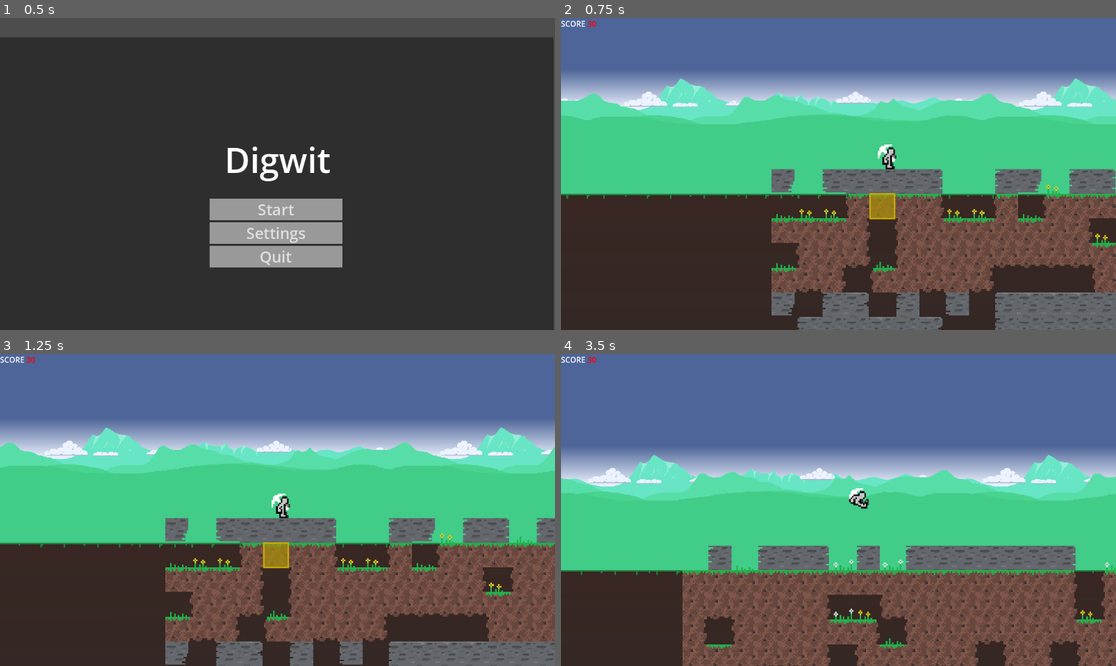
Above: before the commit, frames 1-4 (two rows, left to right).
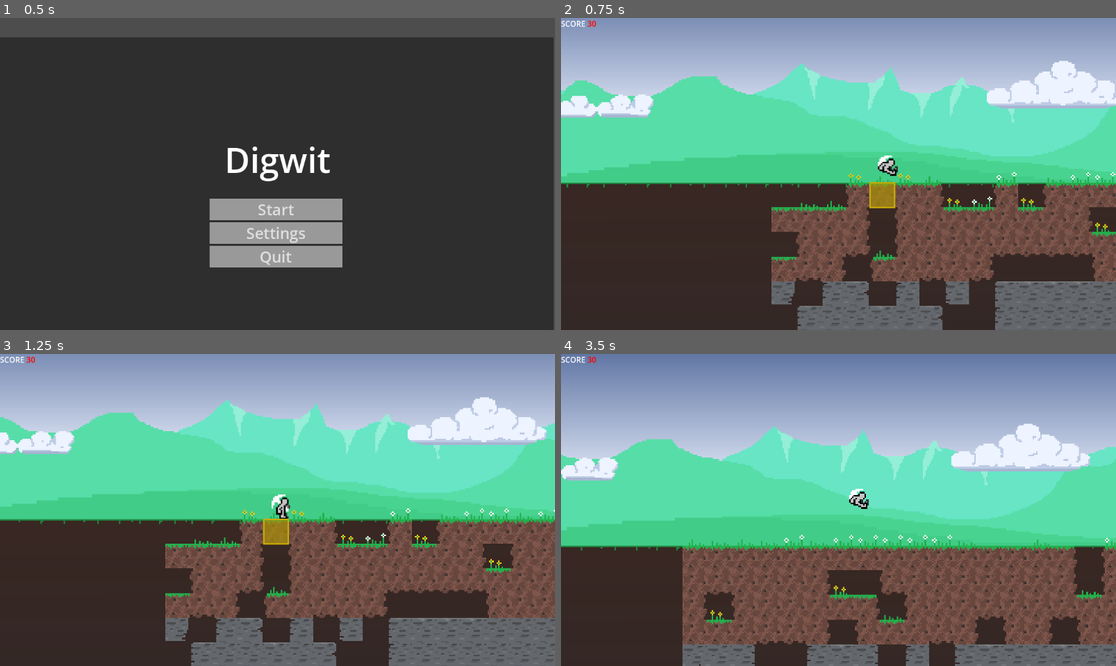
Above: after the commit, the same moments.

Repository: d-v-b/ld58
Game: Godot game, scene res://scenes/main_menu.tscn
Two runs of this game, one before a commit and one after it. Both use one fixed random seed, a clock stepped at 60 frames per second and the inputs below.
Inputs (mouse positions are in pixels of both pictures, inside the frame that each line leads up to):
- Up to frame 1 (0.5 s): no input
- Up to frame 2 (0.75 s): click "Start" at 0.5 s
- Up to frame 3 (1.25 s): no input
- Up to frame 4 (3.5 s): move the mouse to (577, 363) at 1.27 s; hold D (move_right) 1.28-2 s; tap X (action_die) at 1.35 s; tap Space (action_jump) at 1.52, 3.02 s; click "Play again" at 2 s; move the mouse to (727, 525) at 2.77 s; hold D (move_right) from 2.78 s (still down); tap F (action_mine) at 2.85 s

Frame 1 is identical in both runs. In frame 2, 57% of the frame differs, in the area x 0-100%, y 0-100%; in frame 3, 65%; in frame 4, 68%, in the area x 0-100%, y 1-100%.

Commit message:
added some minor improvements

Diff:
--- a/Collector/scenes/game.tscn
+++ b/Collector/scenes/game.tscn
@@ -161,4 +161,4 @@
 
 [node name="parallax_background" parent="." instance=ExtResource("13_kvuet")]
 z_index = -1
-position = Vector2(-405, -684)
+position = Vector2(-2456, -1993)
--- /dev/null
+++ b/Collector/scenes/mining_block.tscn
@@ -0,0 +1,26 @@
+[gd_scene load_steps=2 format=3 uid="uid://bexaun6ffjfij"]
+
+[ext_resource type="Script" uid="uid://dtq5gci0j3xnb" path="res://scripts/mining_block.gd" id="1_hy1y5"]
+
+[node name="MiningBlock" type="RigidBody2D"]
+input_pickable = true
+gravity_scale = 0.0
+contact_monitor = true
+max_contacts_reported = 20
+script = ExtResource("1_hy1y5")
+
+[node name="Polygon2D" type="Polygon2D" parent="."]
+color = Color(0.36078432, 0.23921569, 1, 1)
+polygon = PackedVector2Array(-32, 32, 32, 32, 32, -32, -32, -32)
+
+[node name="Overlay" type="Line2D" parent="."]
+visible = false
+points = PackedVector2Array(32, 32, -32, 32, -32, -32, 32, -32)
+closed = true
+width = 4.0
+default_color = Color(0.41960785, 0.8901961, 0.63529414, 1)
+
+[connection signal="destroy" from="." to="." method="_on_destroy"]
+[connection signal="input_event" from="." to="." method="_on_input_event"]
+[connection signal="mine" from="." to="." method="_on_mine"]
+[connection signal="select" from="." to="." method="_on_select"]
--- a/Collector/scenes/parallax_background.tscn
+++ b/Collector/scenes/parallax_background.tscn
@@ -11,54 +11,60 @@
 
 [node name="Sky" type="Parallax2D" parent="."]
 scroll_scale = Vector2(0.2, 1)
-repeat_size = Vector2(1024, 0)
+repeat_size = Vector2(4096, 0)
 repeat_times = 3
 
 [node name="Sprite2D" type="Sprite2D" parent="Sky"]
+scale = Vector2(4, 4)
 texture = ExtResource("1_qs7dk")
 centered = false
 
 [node name="Parallax2D2" type="Parallax2D" parent="."]
 scroll_scale = Vector2(0.3, 1)
-repeat_size = Vector2(1024, 0)
+repeat_size = Vector2(4096, 0)
 repeat_times = 3
 
 [node name="Sprite2D" type="Sprite2D" parent="Parallax2D2"]
+scale = Vector2(4, 4)
 texture = ExtResource("2_2oy3k")
+centered = false
+
+[node name="Parallax2D4" type="Parallax2D" parent="."]
+scroll_scale = Vector2(0.5, 1)
+repeat_size = Vector2(4096, 0)
+repeat_times = 3
+
+[node name="Sprite2D" type="Sprite2D" parent="Parallax2D4"]
+scale = Vector2(4, 4)
+texture = ExtResource("4_11q5a")
 centered = false
 
 [node name="Clouds" type="Parallax2D" parent="."]
 scroll_scale = Vector2(0.4, 1)
-repeat_size = Vector2(1024, 0)
+repeat_size = Vector2(4096, 0)
 repeat_times = 3
 
 [node name="Sprite2D" type="Sprite2D" parent="Clouds"]
+scale = Vector2(4, 4)
 texture = ExtResource("3_jy56r")
-centered = false
-
-[node name="Parallax2D4" type="Parallax2D" parent="."]
-scroll_scale = Vector2(0.5, 1)
-repeat_size = Vector2(1024, 0)
-repeat_times = 3
-
-[node name="Sprite2D" type="Sprite2D" parent="Parallax2D4"]
-texture = ExtResource("4_11q5a")
 centered = false
 
 [node name="Parallax2D5" type="Parallax2D" parent="."]
 scroll_scale = Vector2(0.6, 1)
-repeat_size = Vector2(1024, 0)
+repeat_size = Vector2(4096, 0)
 repeat_times = 3
 
 [node name="Sprite2D" type="Sprite2D" parent="Parallax2D5"]
+scale = Vector2(4, 4)
 texture = ExtResource("5_cdfjv")
 centered = false
 
 [node name="Parallax2D6" type="Parallax2D" parent="."]
 scroll_scale = Vector2(0.7, 1)
-repeat_size = Vector2(1024, 0)
+repeat_size = Vector2(4096, 0)
 repeat_times = 3
 
 [node name="Sprite2D" type="Sprite2D" parent="Parallax2D6"]
+scale = Vector2(4, 4)
 texture = ExtResource("6_cs2et")
 centered = false
--- a/Collector/scripts/world_tile.gd
+++ b/Collector/scripts/world_tile.gd
@@ -26,7 +26,7 @@
 
 	for y in range(-1, _size.y):
 		for x in _size.x:
-			if y == _size.y - 1:
+			if y == _size.y - 1 || y < 0:
 				set_cell(Vector2i(x, y), 1, Vector2i(4, 0)  + choose_air_offset(x, y))
 			elif grid[y][x].value == 1:
 				set_cell(Vector2i(x, y), 1, Vector2i(1, 2) + choose_tile_offset(x, y))
Not shown: 2 places in Collector/scenes/game.tscn that only renumber resources
Not shown: 1 places in Collector/scenes/parallax_background.tscn that only renumber resources
